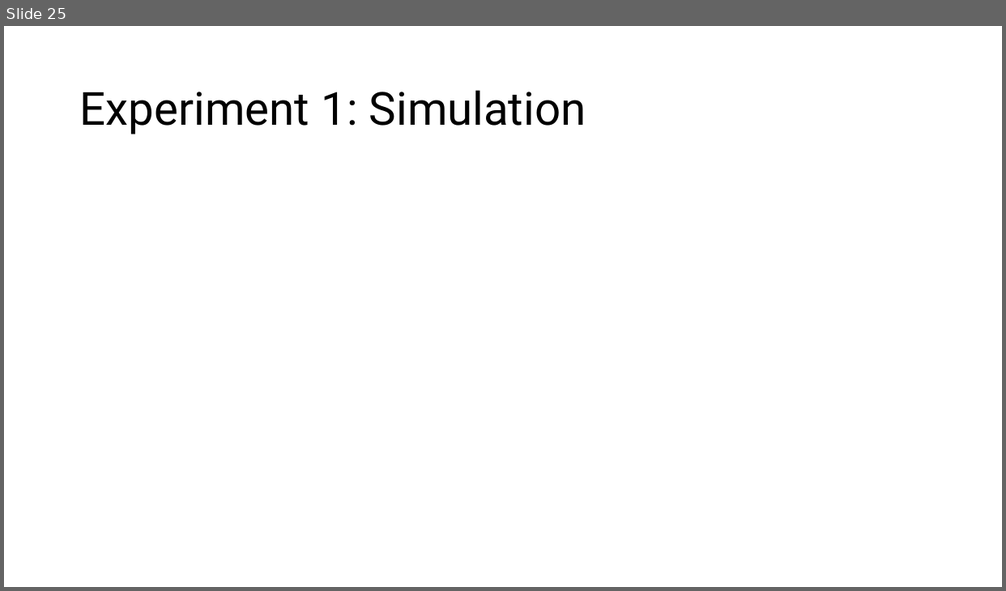
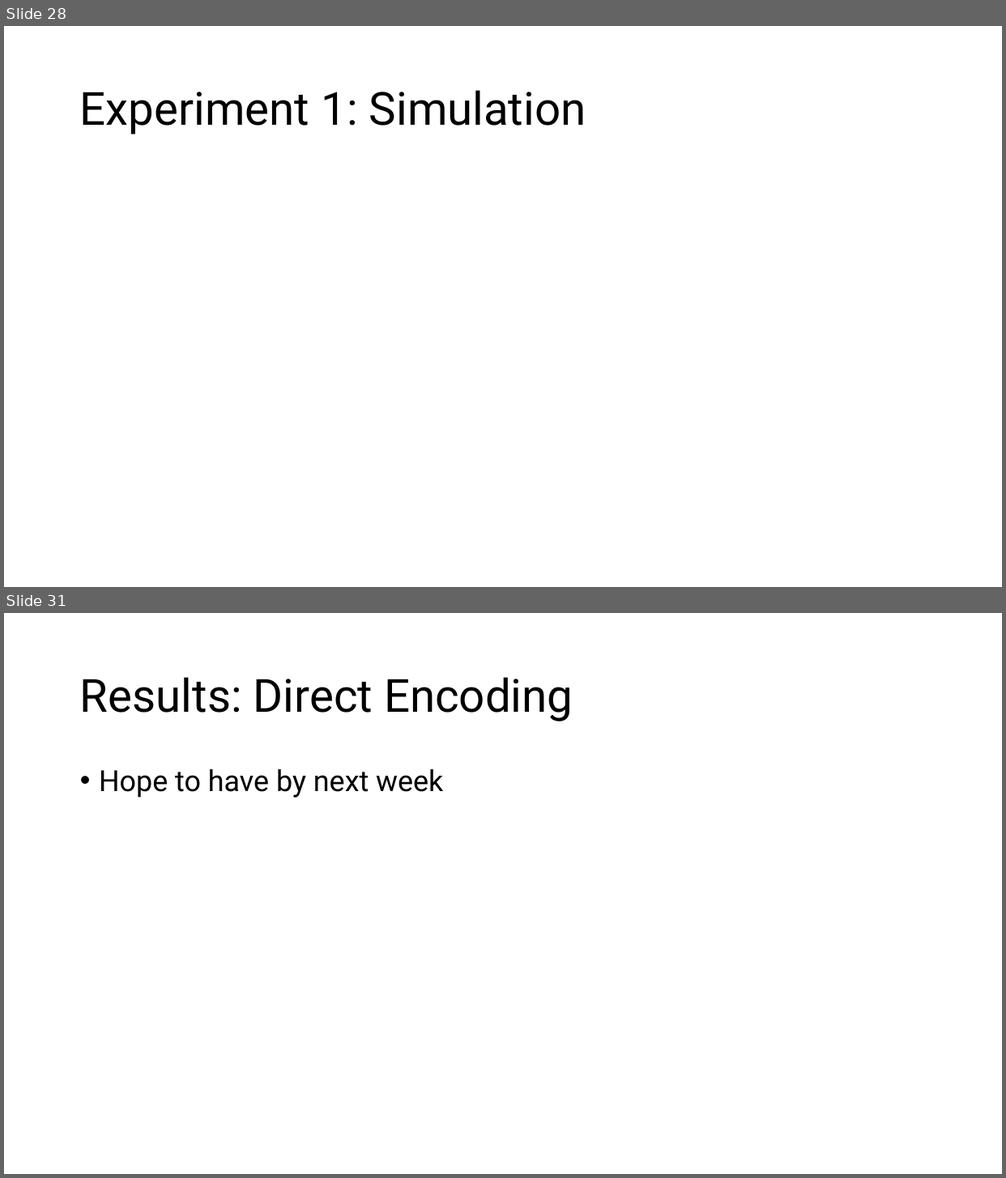
Before and after one commit to tbioren/thesis-paper, a slide deck: ThomasBiorenPresentationDraft.pptx. Shown one above the other, each under a label of ours: slide 25 before the commit, slides 28 and 31 after it; the slides between them are not shown. The pictures are 1006x591 and 1006x1178 pixels, drawn with LibreOffice and Linux fonts; fonts in the diff are those of the drawing; grey boxes stand for pictures. Boxes give left, top, right and bottom in pixels: in the first picture for what was removed or moved away, otherwise in the second. Text is boxed around its words. In the diff, an @@ line names an element or a change of style, - is before the commit and + after.

```diff
--- a/ThomasBiorenPresentationDraft.pptx
+++ b/ThomasBiorenPresentationDraft.pptx
@@ slide 31 added at box(4, 613, 1002, 1174), background #FFFFFF @@
@@ title added at box(80, 677, 573, 722), 44 pt, text #000000 @@
+Results: Direct Encoding
@@ text added at box(99, 769, 443, 798), 28 pt, text #000000 @@
+• Hope to have by next week
@@ what was slide 25 is now slide 28 @@
```
Also in this commit, not shown: 6 other slides added, 1 other file.
